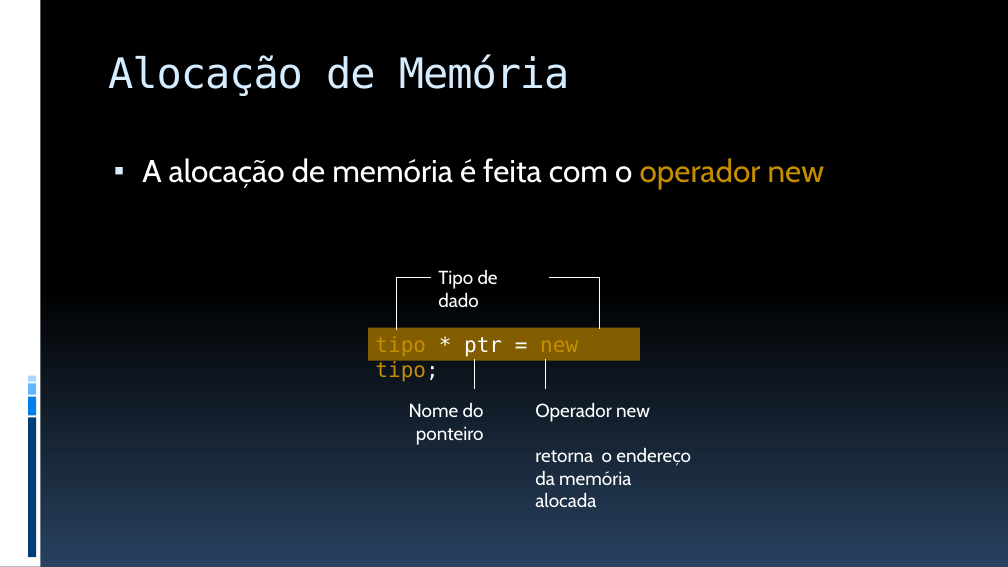
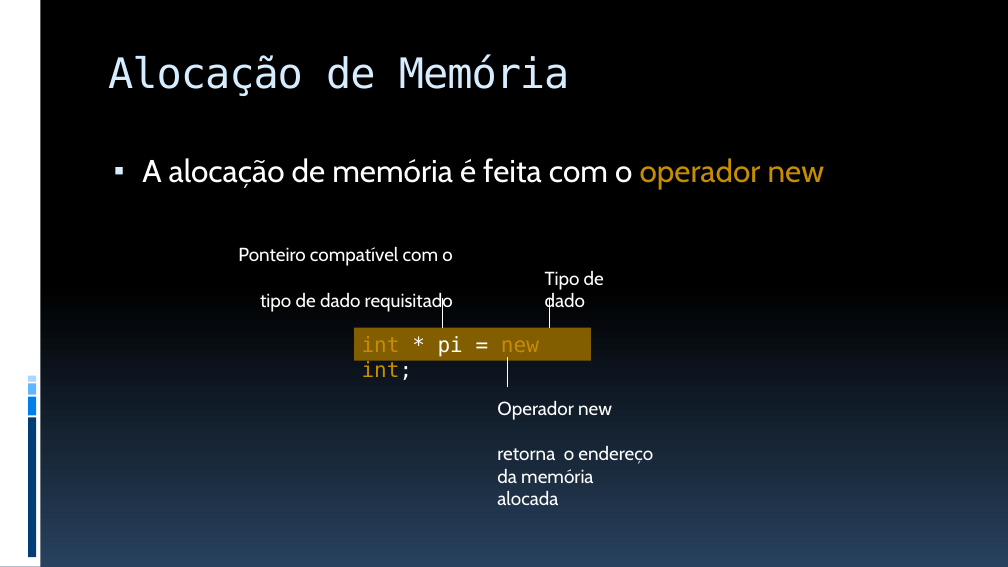
Before and after one commit to JudsonSS/ProgComp, a slide deck: slide 7 of Slides/15. Alocação Dinâmica de Memória.pptx (slide 6 before the commit). Drawn at 1008x567 pixels with LibreOffice and Linux fonts; fonts in the diff are those of the drawing. Boxes give left, top, right and bottom in pixels: in the first picture for what was removed or moved away, otherwise in the second. Text is boxed around its words. In the diff, an @@ line names an element or a change of style, - is before the commit and + after.

```diff
--- a/Slides/15. Alocação Dinâmica de Memória.pptx
+++ b/Slides/15. Alocação Dinâmica de Memória.pptx
@@ text at (x1=238, y1=246, x2=453, y2=312): text changed @@
-Nome do ponteiro
+Ponteiro compatível com o
+tipo de dado requisitado
@@ text "Tipo de dado" rewrapped from (x1=438, y1=270, x2=498, y2=307) to (x1=545, y1=271, x2=604, y2=313) @@
@@ elbow line removed from (431, 278) to (397, 330) @@
@@ line moved from (474, 359) - (474, 389) to (443, 298) - (443, 327) @@
@@ elbow line removed from (600, 330) to (549, 278) @@
@@ line added from (549, 298) to (549, 327), #FFFFFF 0.94 pt @@
@@ rectangle "int * pi = new ..." resized from (x1=368, y1=327, x2=640, y2=361) to (x1=354, y1=327, x2=591, y2=361) @@
@@ text in rectangle at (x1=362, y1=336, x2=539, y2=380): text changed @@
-tipo * ptr = new tipo;
+int * pi = new int;
@@ line moved from (546, 359) - (546, 389) to (508, 357) - (508, 387) @@
@@ text "Operador new" moved from (x1=535, y1=403, x2=691, y2=507) to (x1=497, y1=401, x2=653, y2=505) @@
```
Also in this commit, not shown: 11 other slides changed, 1 slide added.
